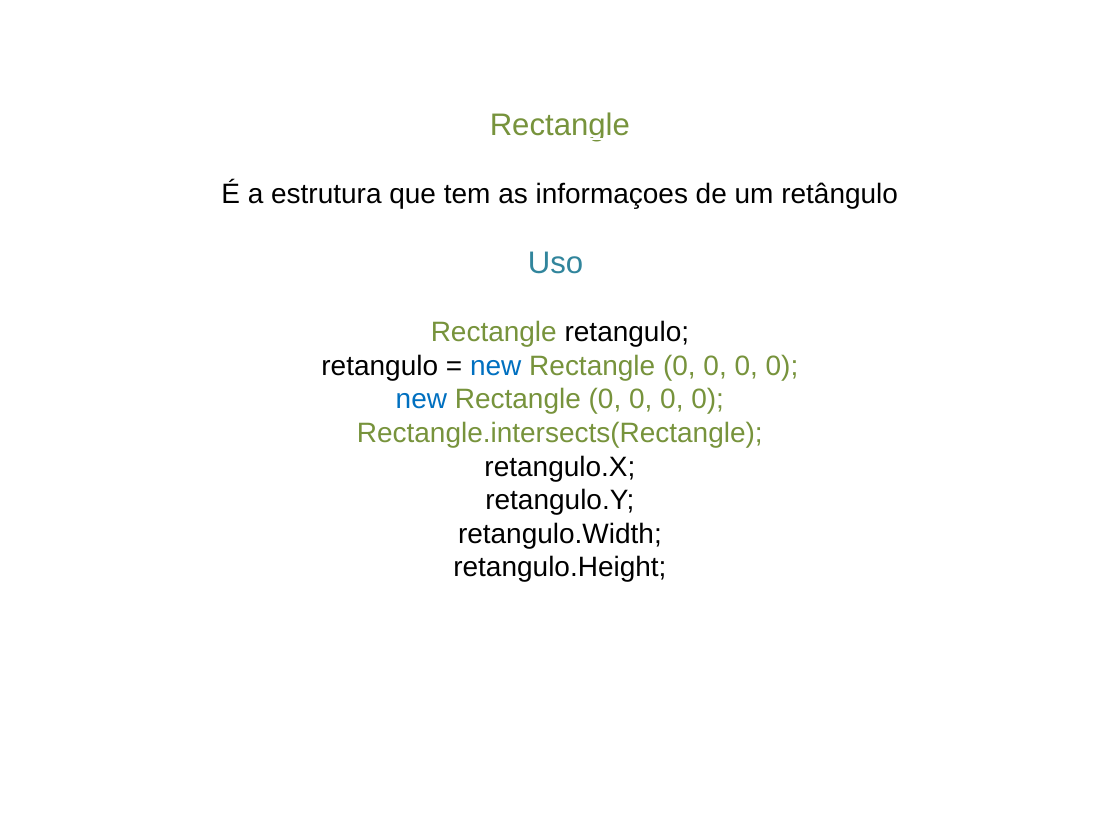
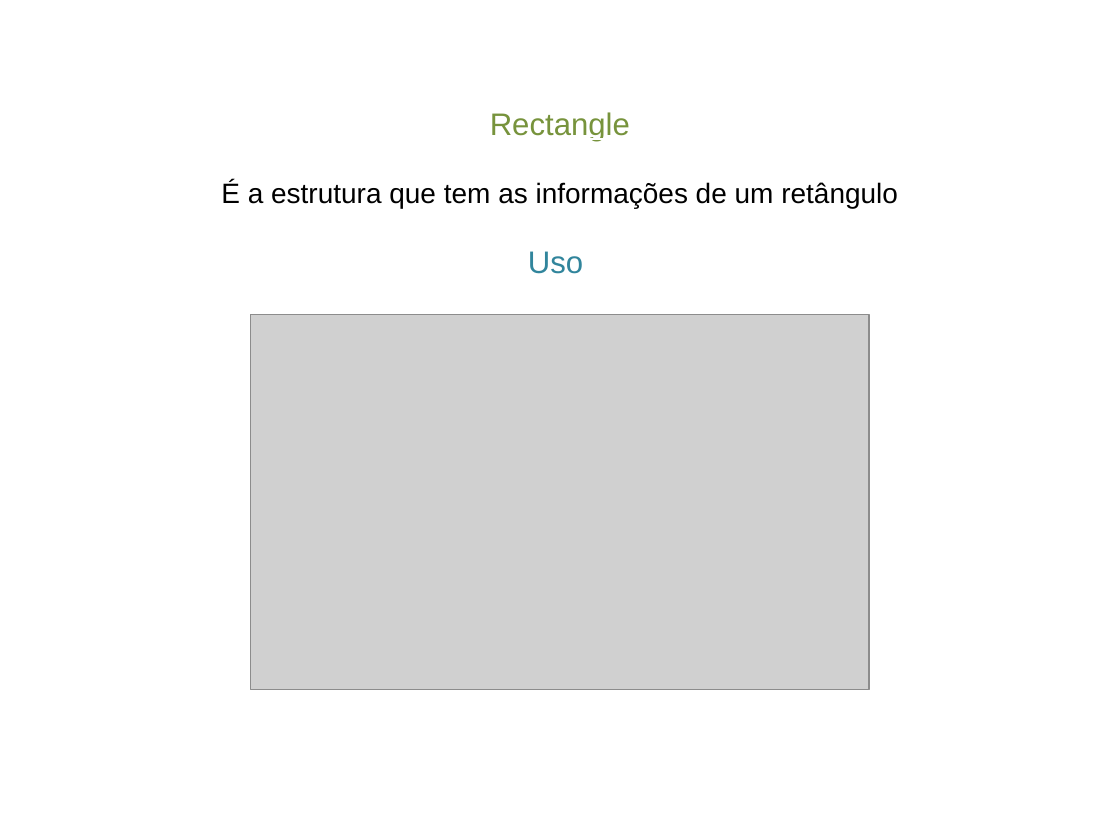
Before and after one commit to GustavoTravnik/MiniCursoIFSudeste, a slide deck: slide 8 of Sequência de Ensino/Itens Necessários/Slide.pptx. Drawn at 1120x840 pixels with LibreOffice and Linux fonts; fonts in the diff are those of the drawing; grey boxes stand for pictures. Boxes give left, top, right and bottom in pixels: in the first picture for what was removed or moved away, otherwise in the second. Text is boxed around its words. In the diff, an @@ line names an element or a change of style, - is before the commit and + after.

```diff
--- a/Sequência de Ensino/Itens Necessários/Slide.pptx
+++ b/Sequência de Ensino/Itens Necessários/Slide.pptx
@@ text at (221,181,898,208): text changed @@
-É a estrutura que tem as informaçoes de um retângulo
+É a estrutura que tem as informações de um retângulo
@@ picture added at (251,315,869,690) @@
@@ text at (321,320,799,582): paragraphs removed @@
-Rectangle retangulo;
-retangulo = new Rectangle (0, 0, 0, 0);
-new Rectangle (0, 0, 0, 0);
-Rectangle.intersects(Rectangle);
-retangulo.X;
-retangulo.Y;
-retangulo.Width;
-retangulo.Height;
```
Also in this commit, not shown: 2 other slides changed, 34 other files.
